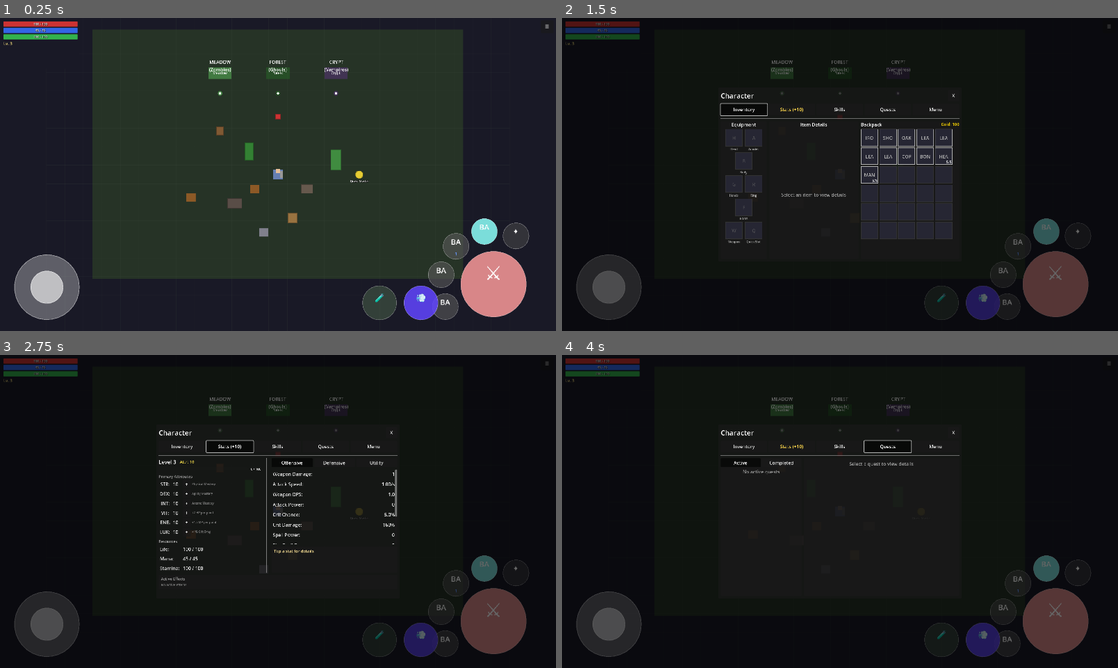
Above: before the commit, frames 1-4 (two rows, left to right).
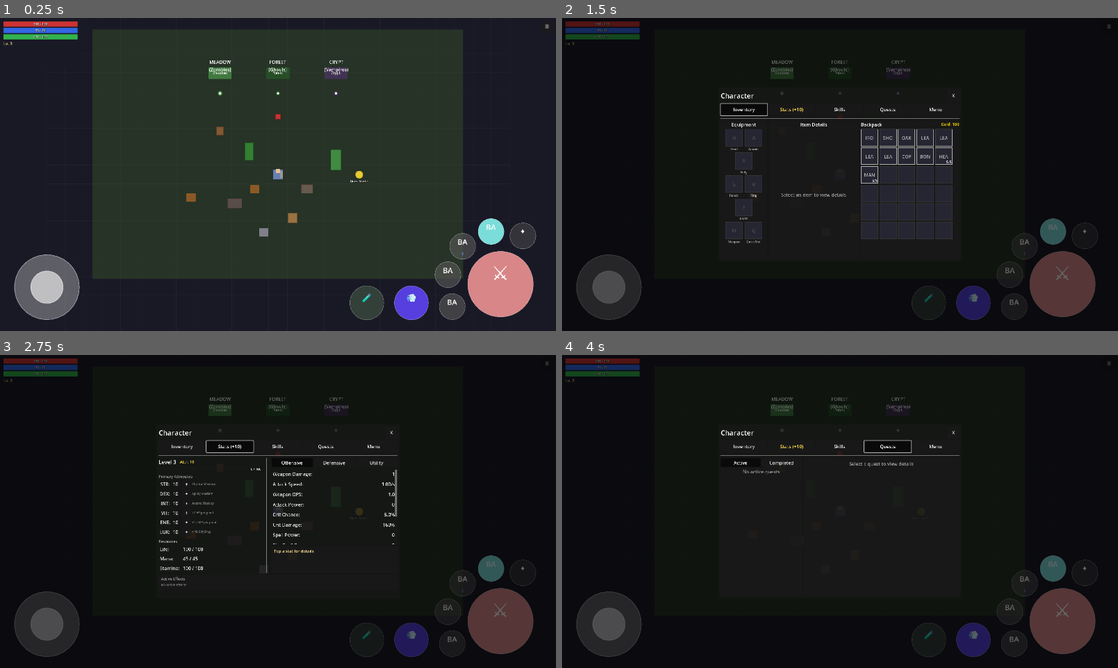
Above: after the commit, the same moments.

Repository: MatousHruska/MobileTestia
Game: Godot game, scene res://scenes/world/test_zone.tscn
Two runs of this game, one before a commit and one after it. Both use one fixed random seed, a clock stepped at 60 frames per second and the inputs below.
Inputs:
- Up to frame 1 (0.25 s): no input
- Up to frame 2 (1.5 s): click "☰" at 0.5 s; click "Inventory" at 1.25 s
- Up to frame 3 (2.75 s): click "Stats (+10)" at 2 s
- Up to frame 4 (4 s): click "Skills" at 2.75 s; click "Quests" at 3.5 s

The runs differ from the first frame. In frame 1, 2.8% of the frame differs, in the area x 62-97%, y 64-97%; in frame 2, 1.5%; in frame 3, 1.5%; in frame 4, 1.5%.

Commit message:
Fix combat HUD: use percentage positioning with collision detection
- Reverted to percentage-based positioning (not fixed pixel offset)
- Added collision detection between ability slots and dodge/quick slot
- Ability slots now push away from dodge/quick slot if too close
- Maintains proper spacing on all screen sizes

Diff:
--- a/scripts/ui/combat/combat_hud.gd
+++ b/scripts/ui/combat/combat_hud.gd
@@ -409,15 +409,8 @@
 	dodge_button.set_radius(scaled_dodge_radius)
 	quick_slot_button.set_radius(scaled_quick_slot_radius)
 
-	# Calculate attack button position
-	# Use FIXED pixel offset from right edge (scaled), percentage for vertical
-	# This keeps buttons aligned to right edge on wide screens
-	var base_x_offset := 154.0  # Base offset from right at 1280px design width
-	var scaled_x_offset := base_x_offset * scale_factor
-	var attack_pos := Vector2(
-		screen_size.x - scaled_x_offset,
-		screen_size.y - (config.attack_offset_pct.y * screen_size.y)
-	)
+	# Calculate attack button position using percentage-based offset
+	var attack_pos := config.get_position_from_pct(config.attack_offset_pct, screen_size)
 	attack_button.position = attack_pos - Vector2(scaled_attack_radius, scaled_attack_radius)
 
 	# Calculate attack button center for arc positioning
@@ -429,61 +422,64 @@
 	var config_arc_distance := config.get_arc_distance(screen_size.y)
 	var actual_arc_distance := maxf(min_arc_distance, config_arc_distance)
 
+	# Position dodge and quick slot FIRST so we can check ability collisions against them
+	var min_gap := 8.0 * scale_factor  # Minimum gap between buttons
+
+	# Calculate attack button boundaries
+	var attack_left := attack_pos.x - scaled_attack_radius
+
+	# Helper function to ensure button doesn't overlap with attack button
+	var _adjust_secondary_pos = func(pos: Vector2, radius: float) -> Vector2:
+		var distance := pos.distance_to(attack_pos)
+		var min_distance := scaled_attack_radius + radius + min_gap
+		if distance < min_distance:
+			pos.x = attack_left - min_gap - radius
+			pos.y = min(pos.y, screen_size.y - radius - min_gap)
+		return pos
+
+	# Position dodge button
+	var dodge_pos := config.get_position_from_pct(config.dodge_offset_pct, screen_size)
+	dodge_pos = _adjust_secondary_pos.call(dodge_pos, scaled_dodge_radius)
+
+	# Position quick slot button
+	var quick_slot_pos := config.get_position_from_pct(config.quick_slot_offset_pct, screen_size)
+	quick_slot_pos = _adjust_secondary_pos.call(quick_slot_pos, scaled_quick_slot_radius)
+	# Ensure quick slot doesn't overlap with dodge
+	var dodge_distance := quick_slot_pos.distance_to(dodge_pos)
+	var min_dodge_distance := scaled_dodge_radius + scaled_quick_slot_radius + min_gap
+	if dodge_distance < min_dodge_distance:
+		quick_slot_pos.x = dodge_pos.x - scaled_dodge_radius - min_gap - scaled_quick_slot_radius
+
 	# Get ability positions with adjusted arc distance
 	var ability_positions := _get_ability_positions_with_distance(attack_center, actual_arc_distance)
+
+	# Position ability slots, checking for collision with dodge/quick slot
 	for i in ability_slots.size():
 		if i < ability_positions.size():
 			var pos := ability_positions[i]
+
+			# Check collision with dodge button
+			var dist_to_dodge := pos.distance_to(dodge_pos)
+			var min_dist_dodge := scaled_ability_radius + scaled_dodge_radius + min_gap
+			if dist_to_dodge < min_dist_dodge:
+				# Push ability away from dodge
+				pos = dodge_pos + (pos - dodge_pos).normalized() * min_dist_dodge
+
+			# Check collision with quick slot button
+			var dist_to_quick := pos.distance_to(quick_slot_pos)
+			var min_dist_quick := scaled_ability_radius + scaled_quick_slot_radius + min_gap
+			if dist_to_quick < min_dist_quick:
+				# Push ability away from quick slot
+				pos = quick_slot_pos + (pos - quick_slot_pos).normalized() * min_dist_quick
+
 			ability_slots[i].position = pos - Vector2(scaled_ability_radius, scaled_ability_radius)
 
-	# Position dodge and quick slot buttons
-	# These need minimum spacing from attack button to prevent overlap on small screens
-	var min_gap := 8.0 * scale_factor  # Minimum gap between buttons
-
-	# Calculate attack button boundaries
-	var attack_left := attack_pos.x - scaled_attack_radius
-	var attack_bottom := attack_pos.y + scaled_attack_radius
-
-	# Helper function to ensure button doesn't overlap with attack button
-	# Pushes button left if there's not enough vertical space below attack
-	var _adjust_secondary_pos = func(pos: Vector2, radius: float) -> Vector2:
-		# Check if this button would overlap with attack button
-		var distance := pos.distance_to(attack_pos)
-		var min_distance := scaled_attack_radius + radius + min_gap
-
-		if distance < min_distance:
-			# Overlap detected - push button to the left of attack button
-			pos.x = attack_left - min_gap - radius
-			# Keep Y at screen bottom with some padding
-			pos.y = min(pos.y, screen_size.y - radius - min_gap)
-		return pos
-
-	# Helper to convert percentage offset to fixed pixel position (keeps right-aligned)
-	# X uses fixed scaled pixels from right, Y uses percentage of height
-	var _get_fixed_pos = func(offset_pct: Vector2, base_width: float = 1280.0) -> Vector2:
-		var base_x_px := offset_pct.x * base_width  # Convert % to base pixels
-		return Vector2(
-			screen_size.x - (base_x_px * scale_factor),
-			screen_size.y - (offset_pct.y * screen_size.y)
-		)
-
-	# Position dodge button
-	var dodge_pos: Vector2 = _get_fixed_pos.call(config.dodge_offset_pct)
-	dodge_pos = _adjust_secondary_pos.call(dodge_pos, scaled_dodge_radius)
+	# Apply dodge and quick slot positions
 	dodge_button.position = dodge_pos - Vector2(scaled_dodge_radius, scaled_dodge_radius)
-
-	# Position quick slot button
-	var quick_slot_pos: Vector2 = _get_fixed_pos.call(config.quick_slot_offset_pct)
-	quick_slot_pos = _adjust_secondary_pos.call(quick_slot_pos, scaled_quick_slot_radius)
-	# Also ensure quick slot doesn't overlap with dodge
-	var dodge_distance: float = quick_slot_pos.distance_to(dodge_pos)
-	var min_dodge_distance := scaled_dodge_radius + scaled_quick_slot_radius + min_gap
-	if dodge_distance < min_dodge_distance:
-		quick_slot_pos.x = dodge_pos.x - scaled_dodge_radius - min_gap - scaled_quick_slot_radius
 	quick_slot_button.position = quick_slot_pos - Vector2(scaled_quick_slot_radius, scaled_quick_slot_radius)
 
 	# Position interact button (scale its size too)
-	var interact_pos: Vector2 = _get_fixed_pos.call(config.interact_offset_pct)
+	var interact_pos := config.get_position_from_pct(config.interact_offset_pct, screen_size)
 	interact_button.position = interact_pos
 	interact_button.custom_minimum_size = config.interact_size * scale_factor
 
